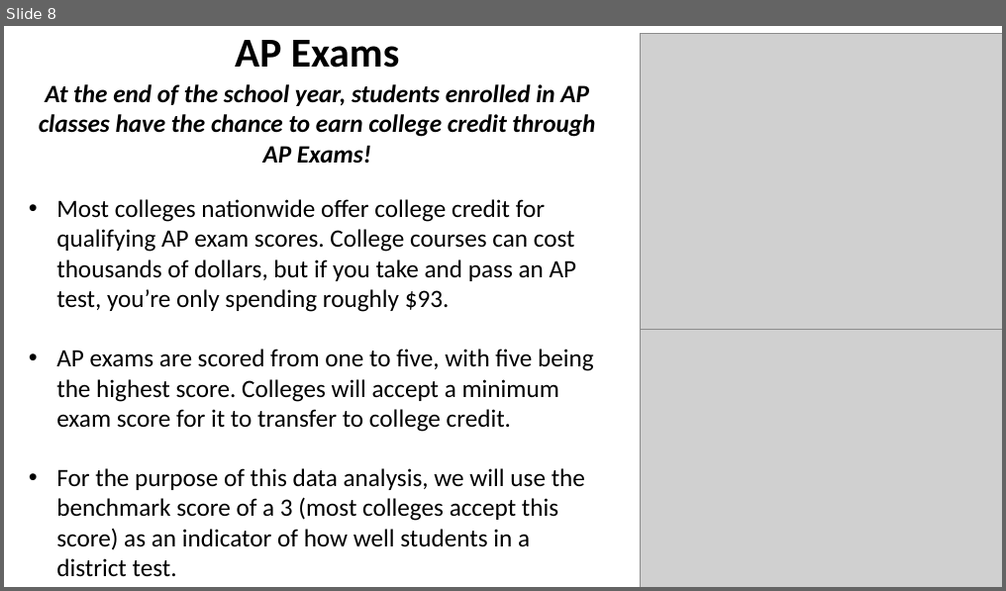
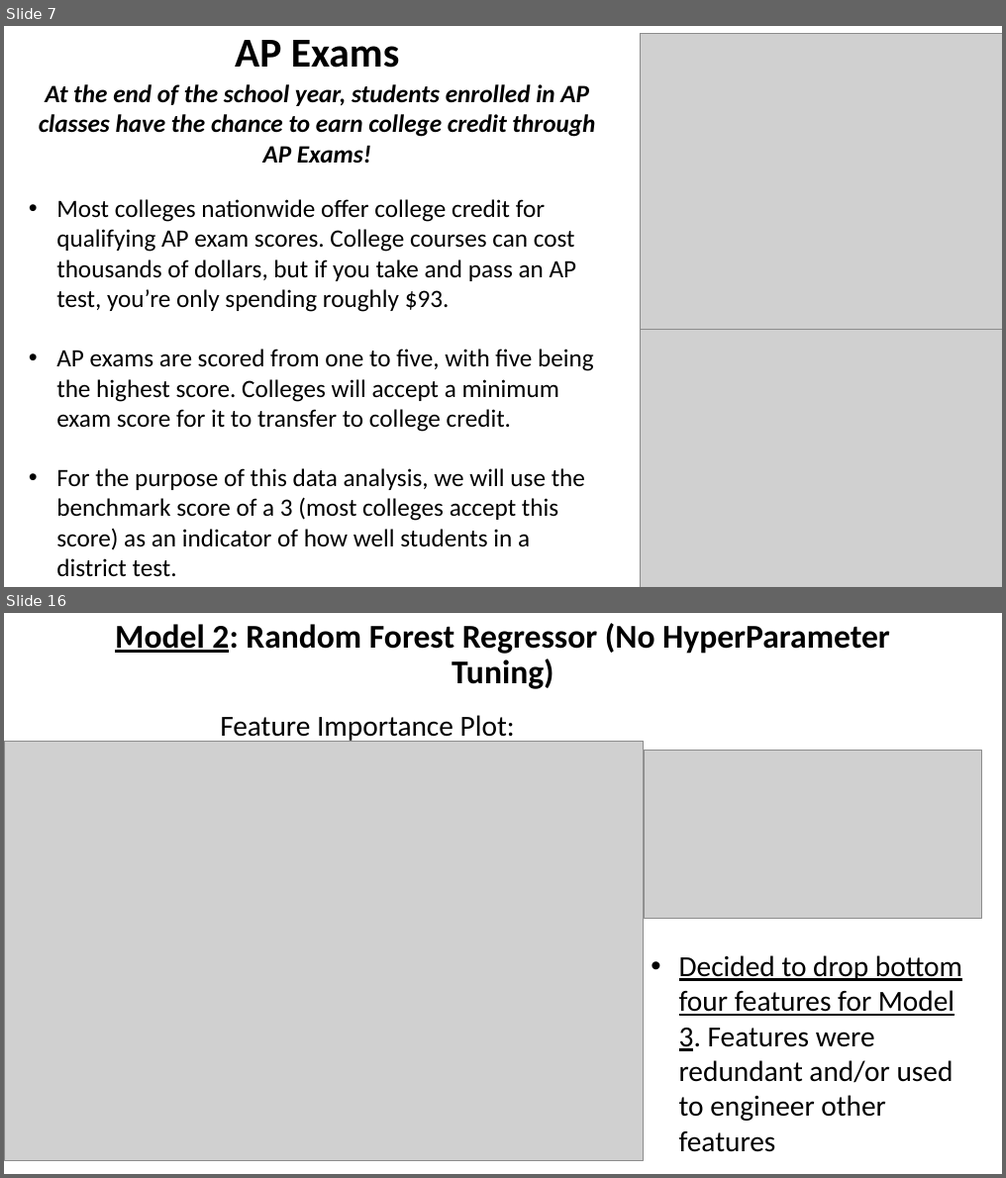
Before and after one commit to RachidRezzik/Texas_GradPercent_Predictor, a slide deck: TexasDistrictForecast.pptx. Shown one above the other, each under a label of ours: slide 8 before the commit, slides 7 and 16 after it; the slides between them are not shown. The pictures are 1006x591 and 1006x1178 pixels, drawn with LibreOffice and Linux fonts; fonts in the diff are those of the drawing; grey boxes stand for pictures. Boxes give left, top, right and bottom in pixels: in the first picture for what was removed or moved away, otherwise in the second. Text is boxed around its words. In the diff, an @@ line names an element or a change of style, - is before the commit and + after.

```diff
--- a/TexasDistrictForecast.pptx
+++ b/TexasDistrictForecast.pptx
@@ slide 16 added at (4,613,1002,1174), background #FFFFFF @@
@@ title added at (115,623,890,689), 32 pt, text #000000, bold @@
+Model 2: Random Forest Regressor (No HyperParameter Tuning)
@@ text added at (220,715,515,744), 28 pt, text #000000 @@
+Feature Importance Plot:
@@ picture added at (4,741,644,1160) @@
@@ picture added at (644,750,981,919) @@
@@ text added at (679,956,962,1153), 28 pt, text #000000 @@
+• Decided to drop bottom four features for Model 3. Features were redundant and/or used to engineer other features
@@ what was slide 8 is now slide 7 @@
```
Also in this commit, not shown: 7 slides changed, 13 other slides added, 3 slides removed, 3 other files.
